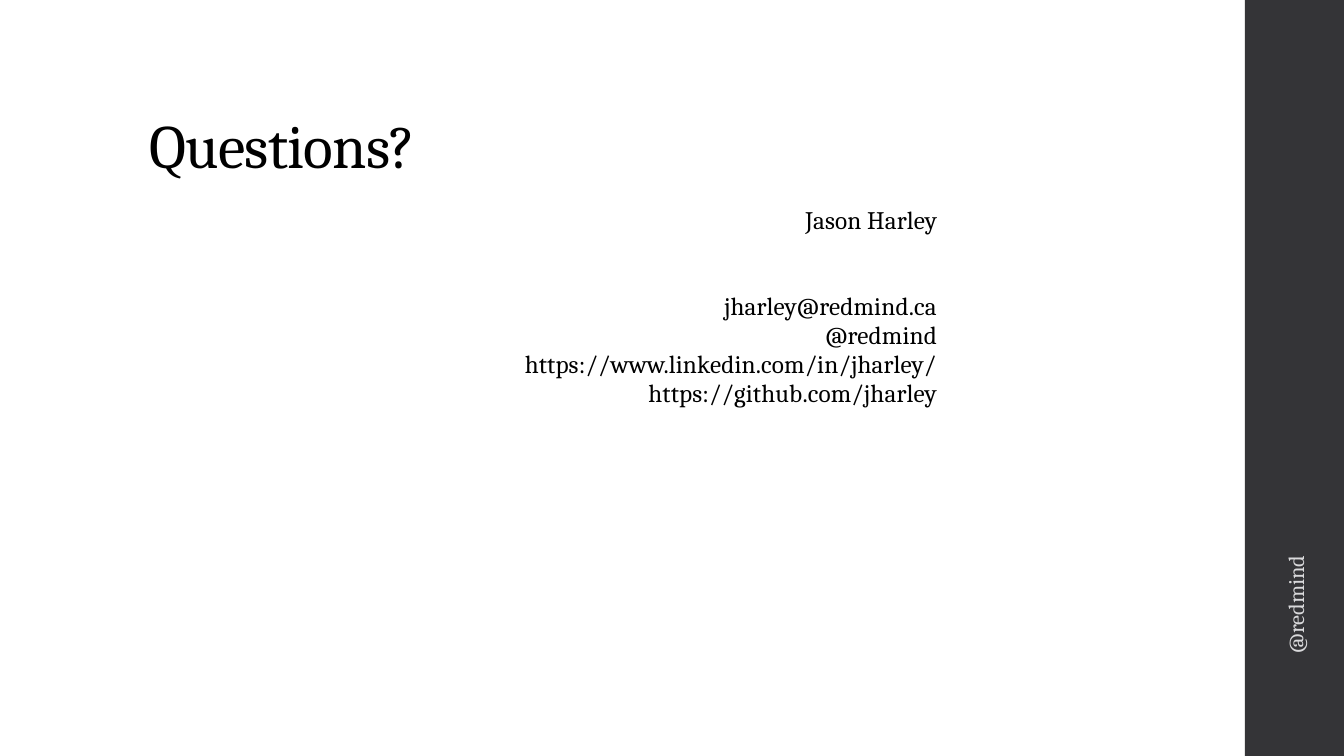
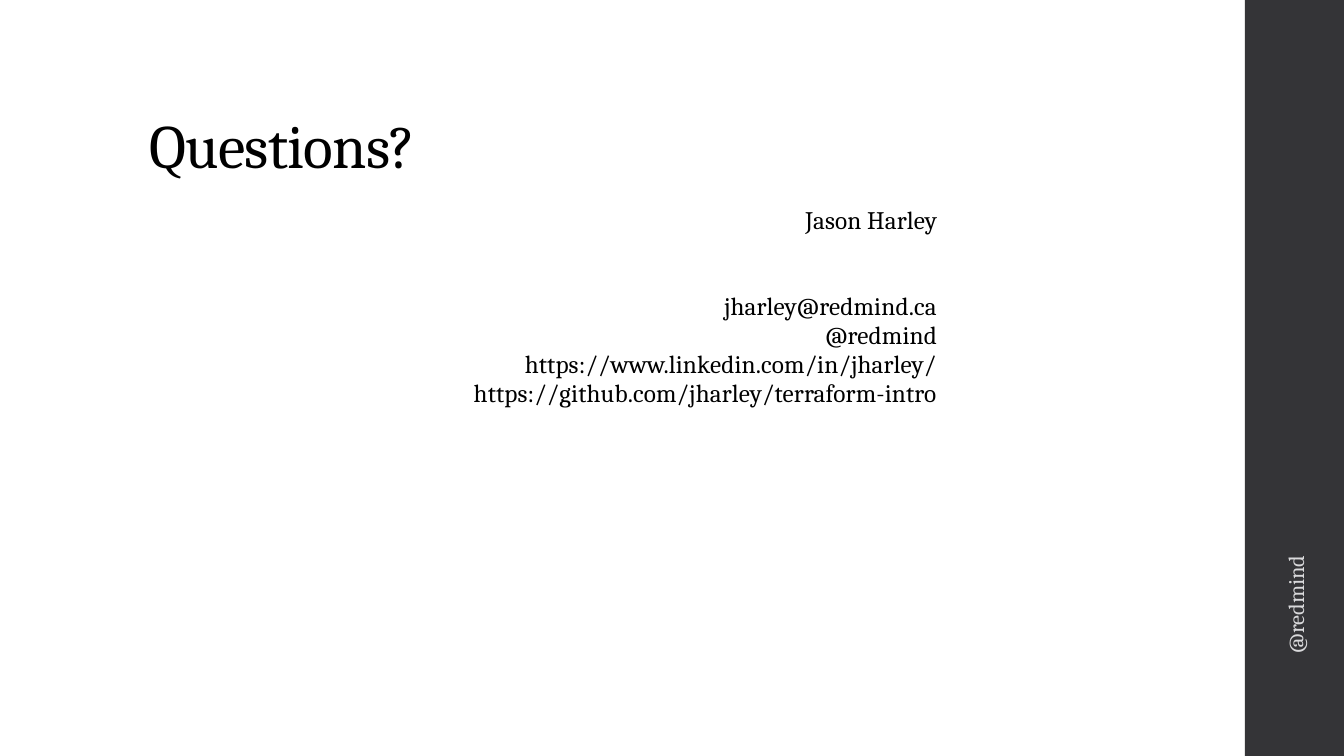
Before and after one commit to jharley/terraform-intro, a slide deck: slide 18 of slides/Intro to Terraform.pptx (slide 12 before the commit). Drawn at 1344x756 pixels with LibreOffice and Linux fonts; fonts in the diff are those of the drawing. Boxes give left, top, right and bottom in pixels: in the first picture for what was removed or moved away, otherwise in the second. Text is boxed around its words. In the diff, an @@ line names an element or a change of style, - is before the commit and + after.

```diff
--- a/slides/Intro to Terraform.pptx
+++ b/slides/Intro to Terraform.pptx
@@ text at box(474, 211, 937, 408): text changed @@
-Jason Harley
-jharley@redmind.ca
-@redmind
-https://www.linkedin.com/in/jharley/
-https://github.com/jharley
+Jason Harley
+jharley@redmind.ca
+@redmind
+https://www.linkedin.com/in/jharley/
+https://github.com/jharley/terraform-intro
```
Also in this commit, not shown: 6 slides added, 1 other file.
